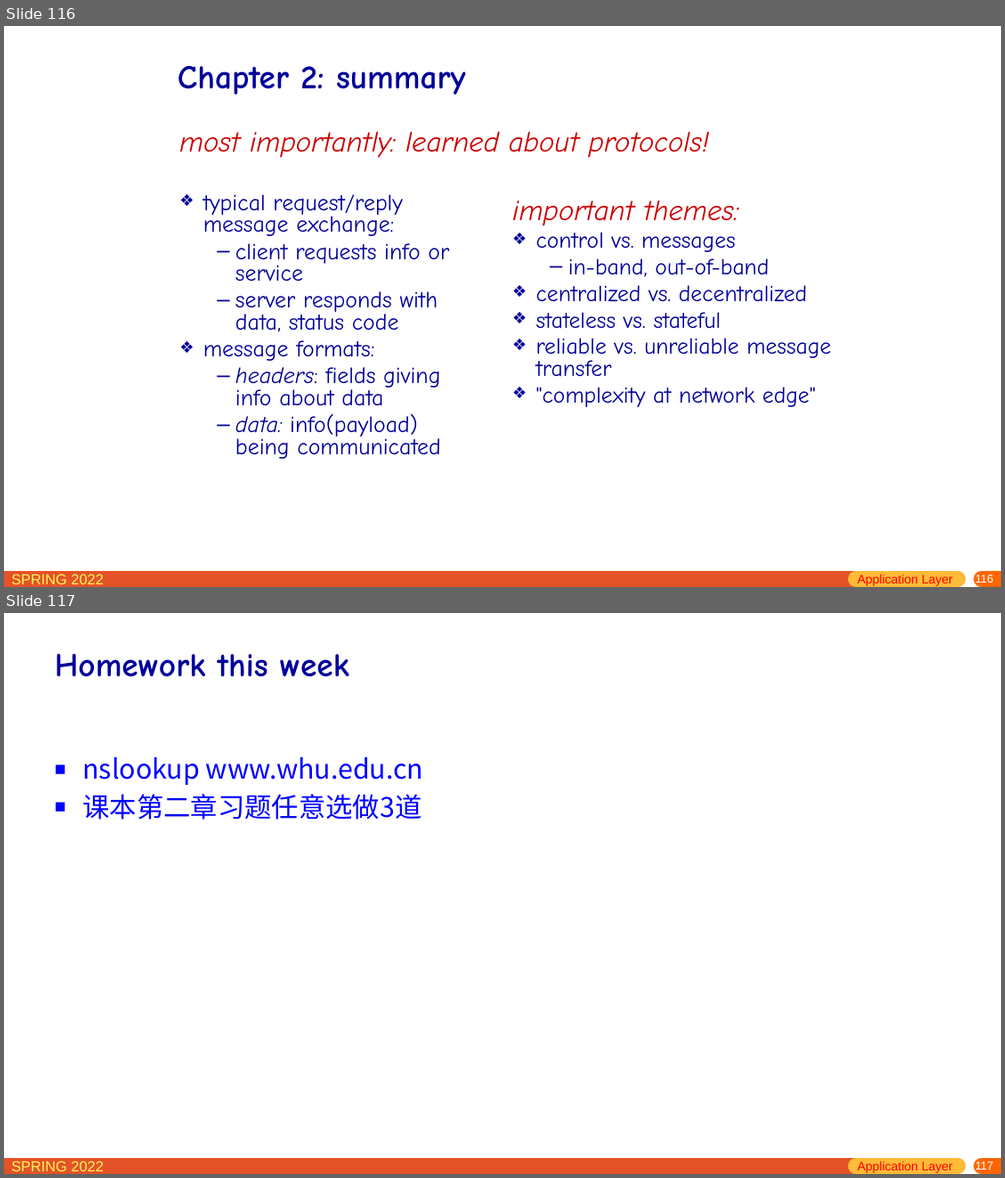
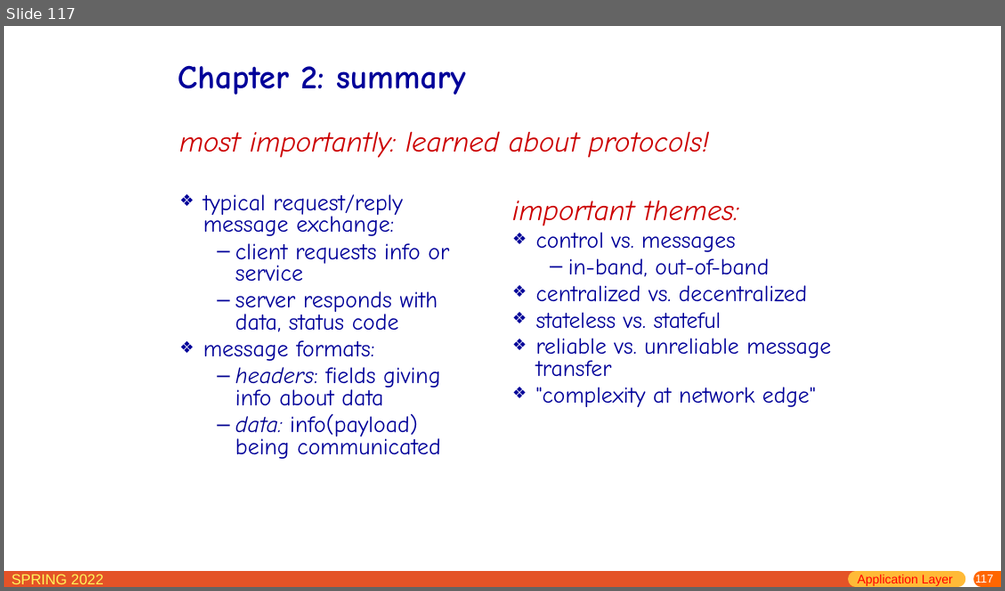
Before and after one commit to network-whu/slides, a slide deck: pptx/chapter2.pptx. Shown one above the other, each under a label of ours: slides 116 and 117 before the commit, slide 117 after it. The pictures are 1005x1178 and 1005x591 pixels, drawn with LibreOffice and Linux fonts; fonts in the diff are those of the drawing. Boxes give left, top, right and bottom in pixels: in the first picture for what was removed or moved away, otherwise in the second. Text is boxed around its words. In the diff, an @@ line names an element or a change of style, - is before the commit and + after.

Commit message:
week 5

```diff
--- a/pptx/chapter2.pptx
+++ b/pptx/chapter2.pptx
@@ slide 117 removed at (x1=4, y1=613, x2=1001, y2=1174), background #FFFFFF; not listed: 5 template elements that a slide beside it also shows @@
@@ title removed at (x1=55, y1=654, x2=349, y2=677) @@
-Homework this week
@@ text removed at (x1=82, y1=757, x2=424, y2=819) @@
-■ nslookup www.whu.edu.cn
-■ 课本第二章习题任意选做3道
@@ text removed at (x1=858, y1=1161, x2=953, y2=1173) @@
-Application Layer
@@ what was slide 116 is now slide 117 @@
@@ page number at (x1=975, y1=574, x2=993, y2=585): text changed @@
-116
+117
```
Also in this commit, not shown: 7 slides changed, 1 slide added, 2 other files.
